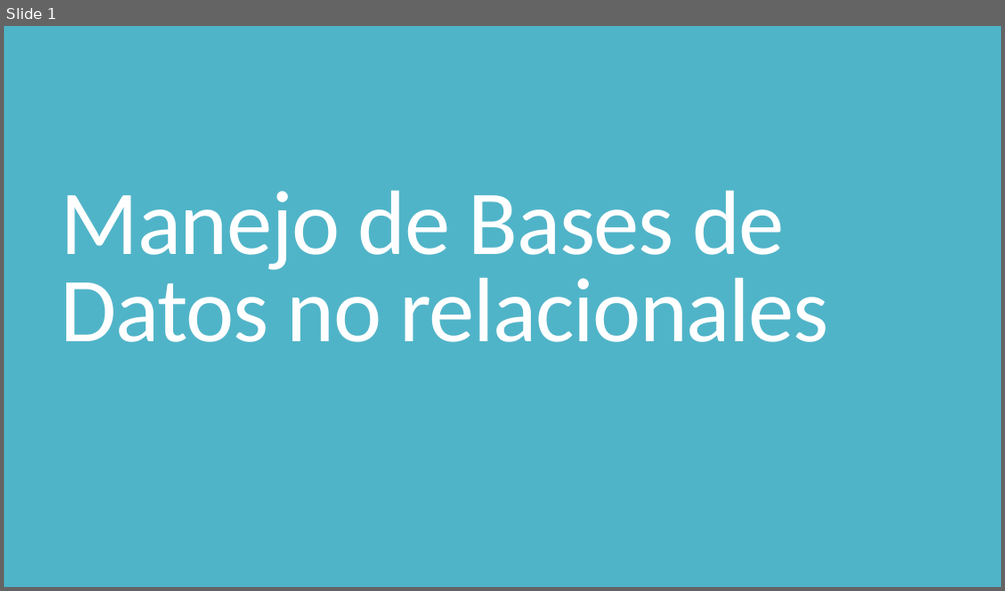
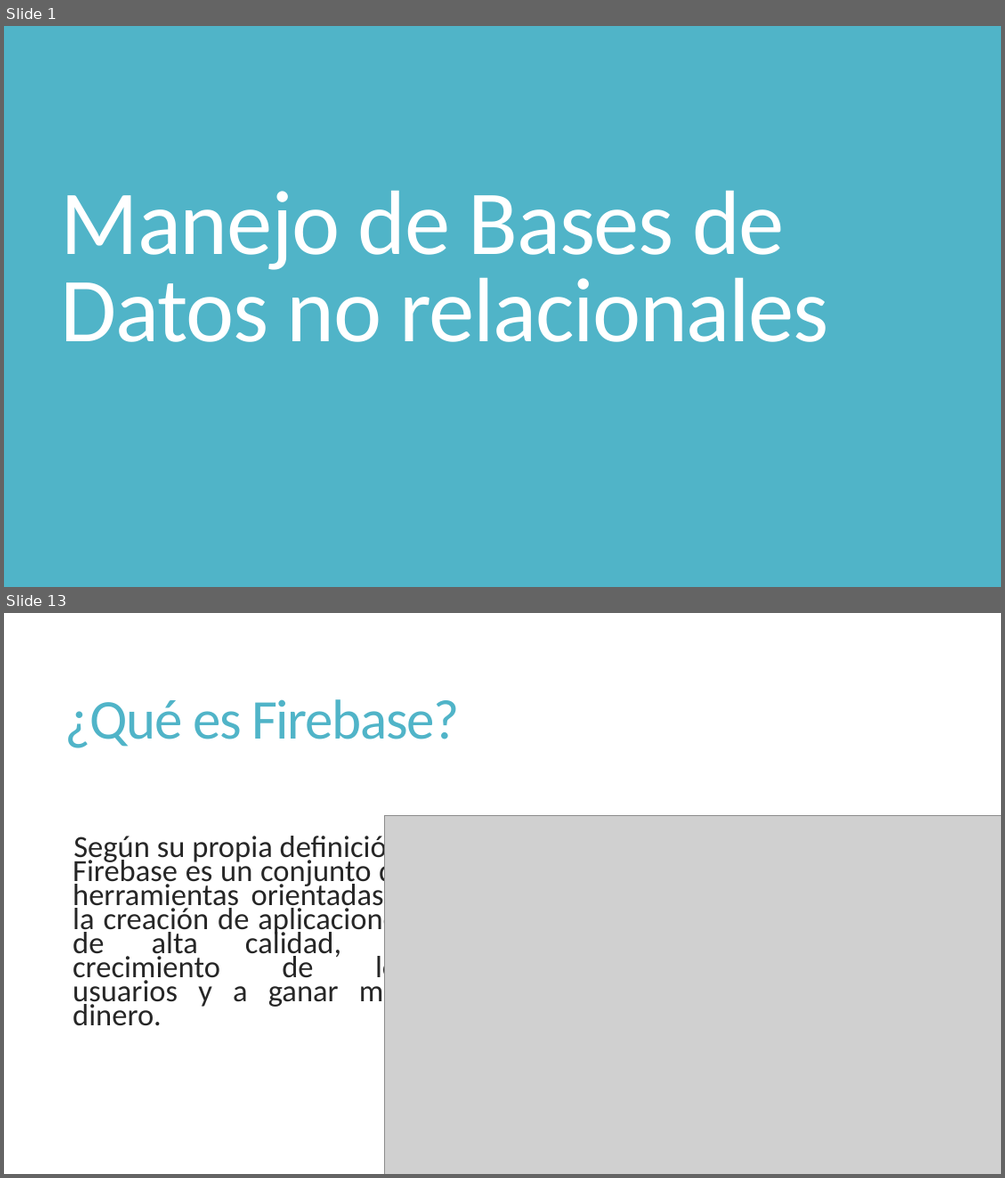
Before and after one commit to javiermelo1672/CursoIonic, a slide deck: Presentaciones/4. Manejo de bases de datos no relacionales.pptx. Shown one above the other, each under a label of ours: slide 1 before the commit, slides 1 and 13 after it; the slides between them are not shown. The pictures are 1005x591 and 1005x1178 pixels, drawn with LibreOffice and Linux fonts; fonts in the diff are those of the drawing; grey boxes stand for pictures. Boxes give left, top, right and bottom in pixels: in the first picture for what was removed or moved away, otherwise in the second. Text is boxed around its words. In the diff, an @@ line names an element or a change of style, - is before the commit and + after.

```diff
--- a/Presentaciones/4. Manejo de bases de datos no relacionales.pptx
+++ b/Presentaciones/4. Manejo de bases de datos no relacionales.pptx
@@ slide 13 added at (4,613,1001,1174), background #FFFFFF @@
@@ title added at (65,699,459,748), 54 pt, text #50B4C8 @@
+¿Qué es Firebase?
@@ picture added at (385,816,1001,1174) @@
@@ text added at (73,832,411,1026), 29.6 pt, text #262626 @@
+  Según su propia definición, Firebase es un conjunto de herramientas orientadas a la creación de aplicaciones de alta calidad, al crecimiento de los usuarios y a ganar más dinero.
```
Also in this commit, not shown: 28 other slides added, 17 slides removed, 5 other files.
